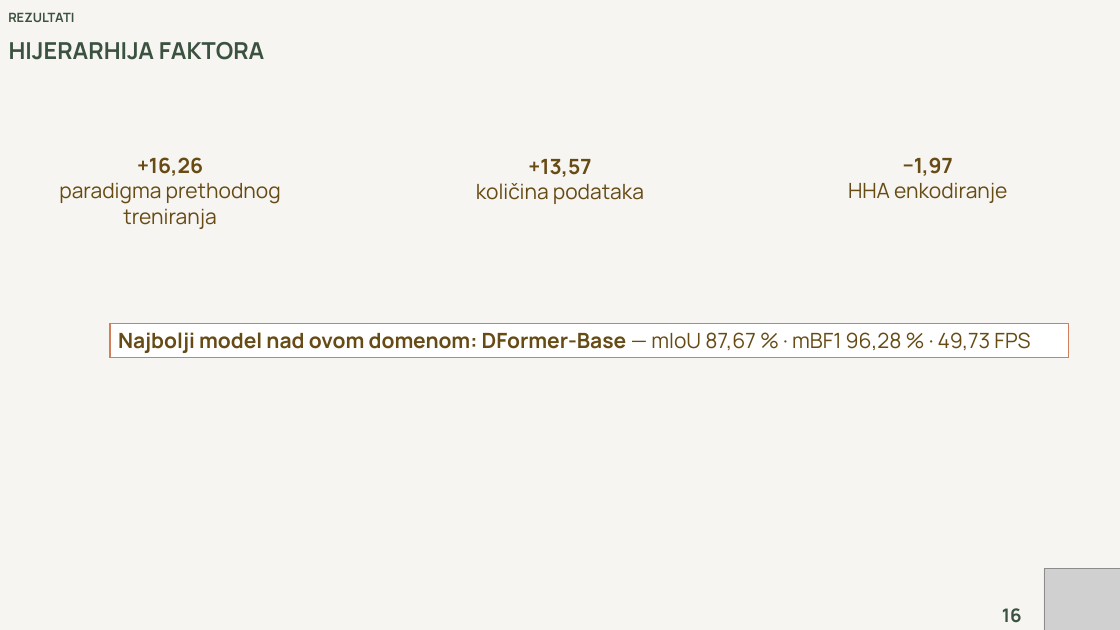
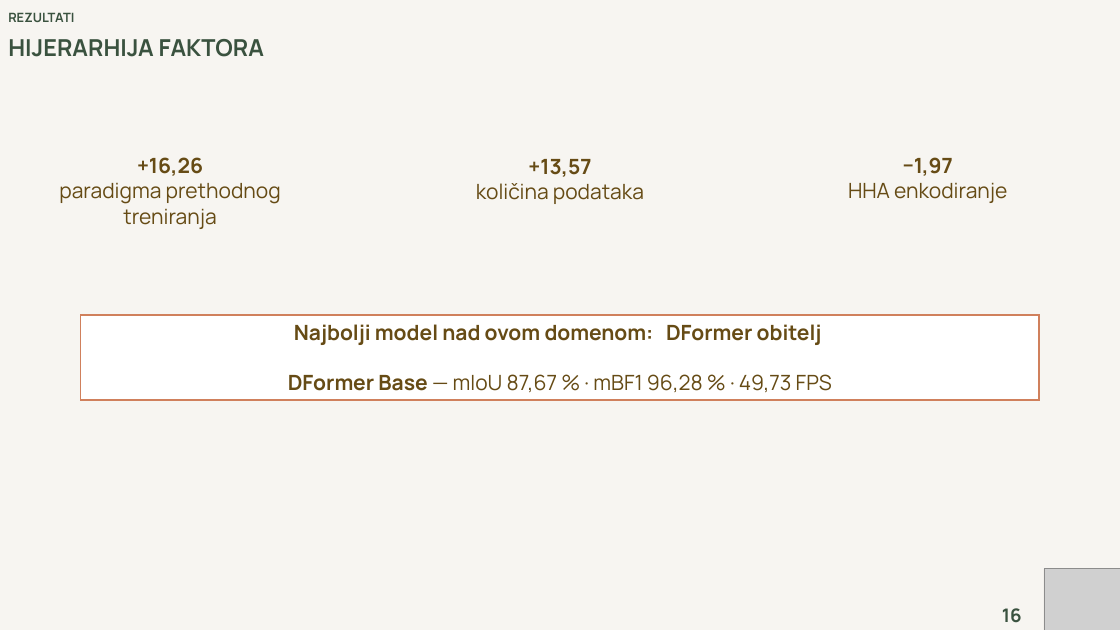
Before and after one commit to Samke004/Diplomski_rad, a slide deck: slide 16 of Samuel_Adzic_DiplomskiRad.pptx. Drawn at 1120x630 pixels with LibreOffice and Linux fonts; fonts in the diff are those of the drawing; grey boxes stand for pictures. Boxes give left, top, right and bottom in pixels: in the first picture for what was removed or moved away, otherwise in the second. Text is boxed around its words. In the diff, an @@ line names an element or a change of style, - is before the commit and + after.

```diff
--- a/Samuel_Adzic_DiplomskiRad.pptx
+++ b/Samuel_Adzic_DiplomskiRad.pptx
@@ rectangle "Najbolji model nad ovom domenom: ..." resized from (x1=110, y1=323, x2=1069, y2=357) to (x1=81, y1=315, x2=1039, y2=400) @@
@@ text in rectangle at (x1=288, y1=324, x2=832, y2=392): text changed @@
-Najbolji model nad ovom domenom: DFormer-Base — mIoU 87,67 % · mBF1 96,28 % · 49,73 FPS
+Najbolji model nad ovom domenom: DFormer obitelj
+DFormer Base — mIoU 87,67 % · mBF1 96,28 % · 49,73 FPS
```
Also in this commit, not shown: 7 other slides changed.
